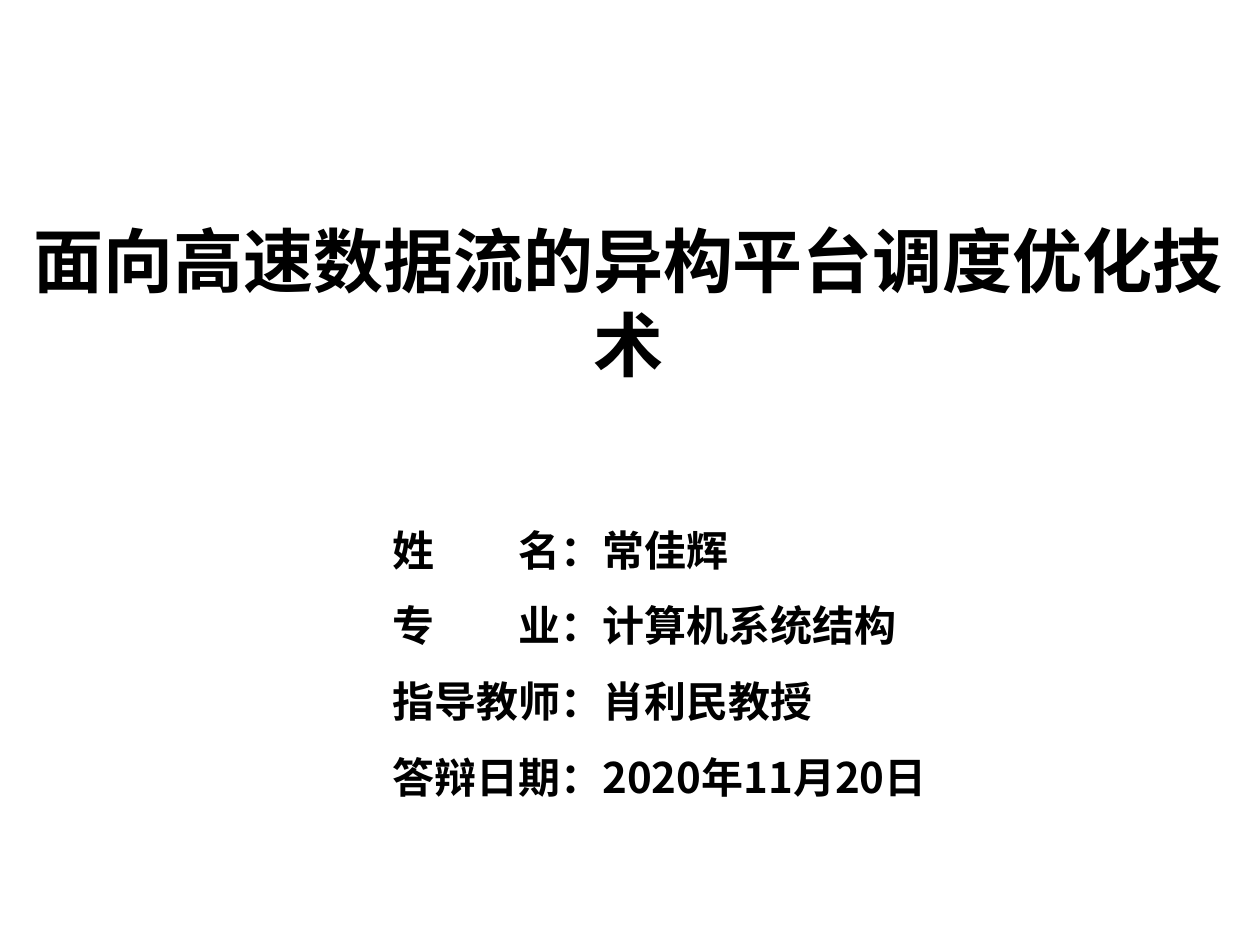
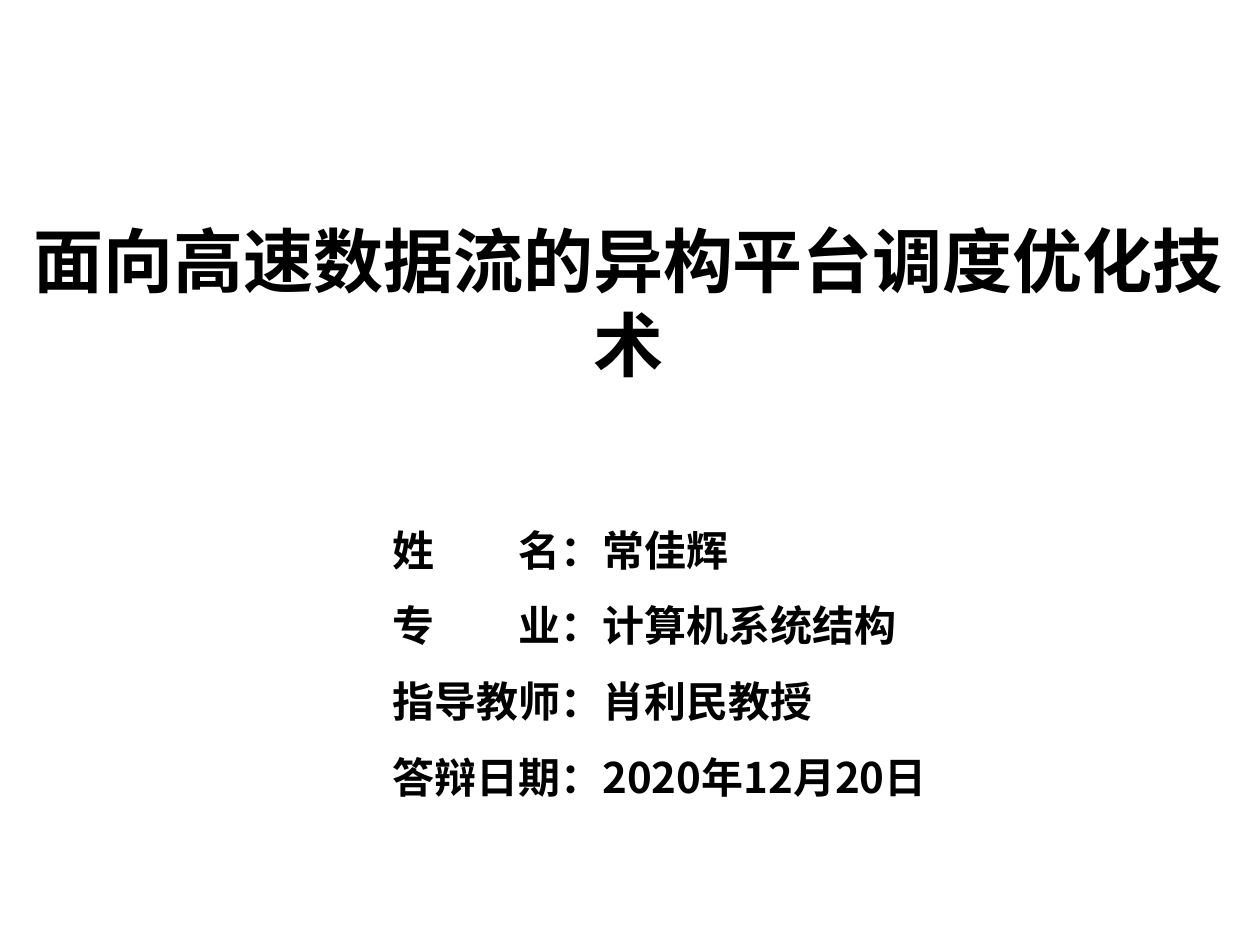
Before and after one commit to ChangJH-Mark/Papers, a slide deck: slide 1 of 开题报告/常佳辉-面向高速数据流的异构平台调度优化技术.pptx. Drawn at 1260x945 pixels with LibreOffice and Linux fonts; fonts in the diff are those of the drawing; background and template pictures are left out. Boxes give left, top, right and bottom in pixels: in the first picture for what was removed or moved away, otherwise in the second. Text is boxed around its words. In the diff, an @@ line names an element or a change of style, - is before the commit and + after.

```diff
--- a/开题报告/常佳辉-面向高速数据流的异构平台调度优化技术.pptx
+++ b/开题报告/常佳辉-面向高速数据流的异构平台调度优化技术.pptx
@@ text at [392, 757, 926, 797]: text changed @@
-答辩日期：2020年11月20日
+答辩日期：2020年12月20日
```
Also in this commit, not shown: 3 other slides changed, 3 other files.
